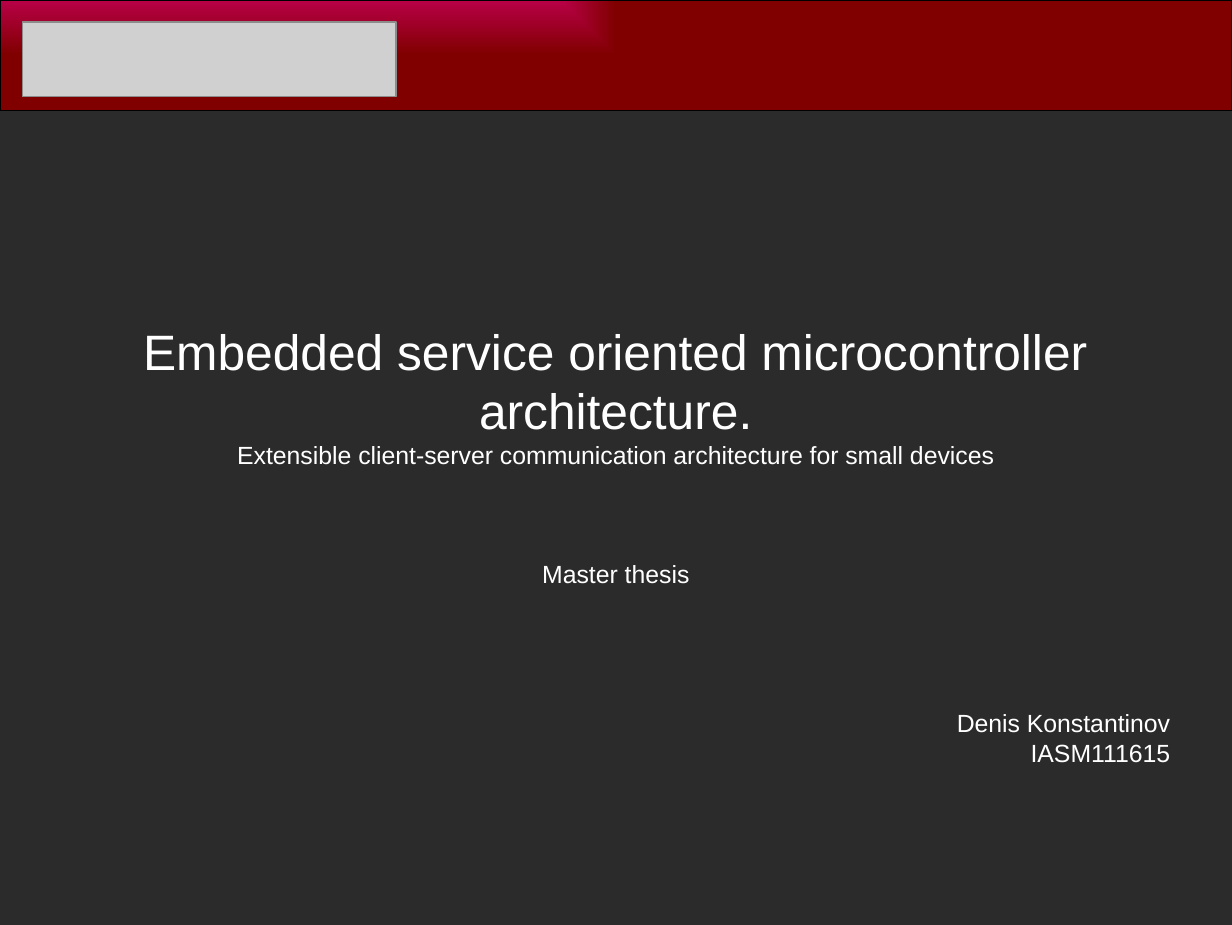
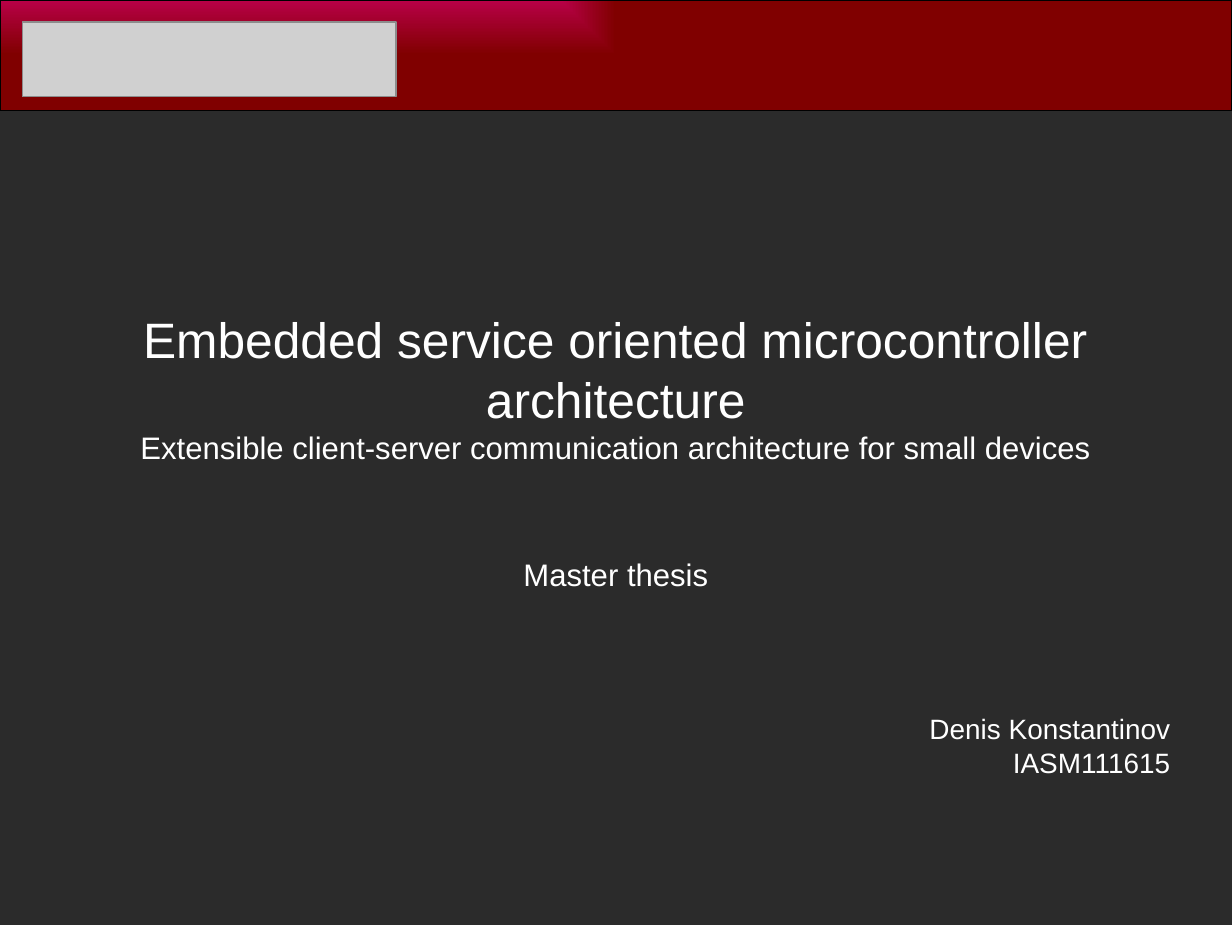
Before and after one commit to spiffykahuna/master_thesis, a slide deck: slide 1 of docs/presentation/soa_embedded_presentation.odp. Drawn at 1232x925 pixels with LibreOffice and Linux fonts; fonts in the diff are those of the drawing; grey boxes stand for pictures; background and template pictures are left out; a plain dark background stands for a picture behind light text. Boxes give left, top, right and bottom in pixels: in the first picture for what was removed or moved away, otherwise in the second. Text is boxed around its words. In the diff, an @@ line names an element or a change of style, - is before the commit and + after.

```diff
--- a/docs/presentation/soa_embedded_presentation.odp
+++ b/docs/presentation/soa_embedded_presentation.odp
@@ subtitle at (143, 322, 1087, 419): text changed @@
-Embedded service oriented microcontroller architecture.
+Embedded service oriented microcontroller architecture
@@ subtitle at (140, 436, 1171, 740): size 16 to 20 pt in "Extensible client-server communication architecture for smal ...", "Master thesis"; size 16 to 18 pt in "Denis Konstantinov", "IASM111615" @@
```
Also in this commit, not shown: 13 slides added, 1 slide removed, 15 other files.
